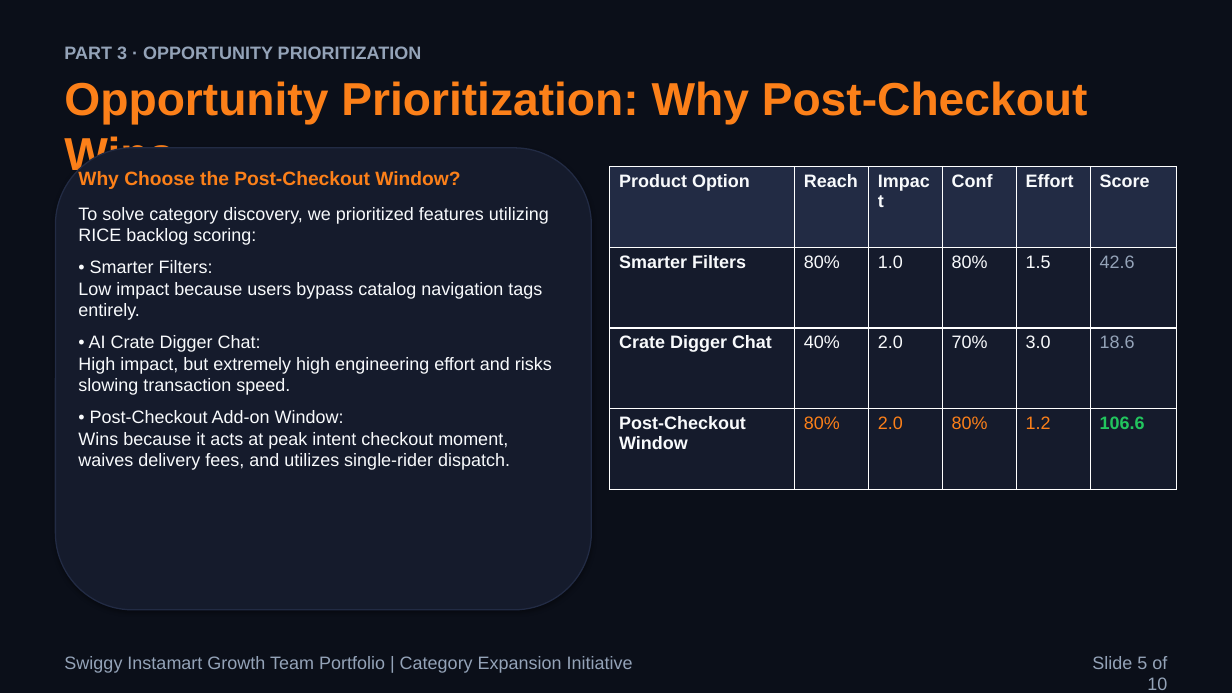
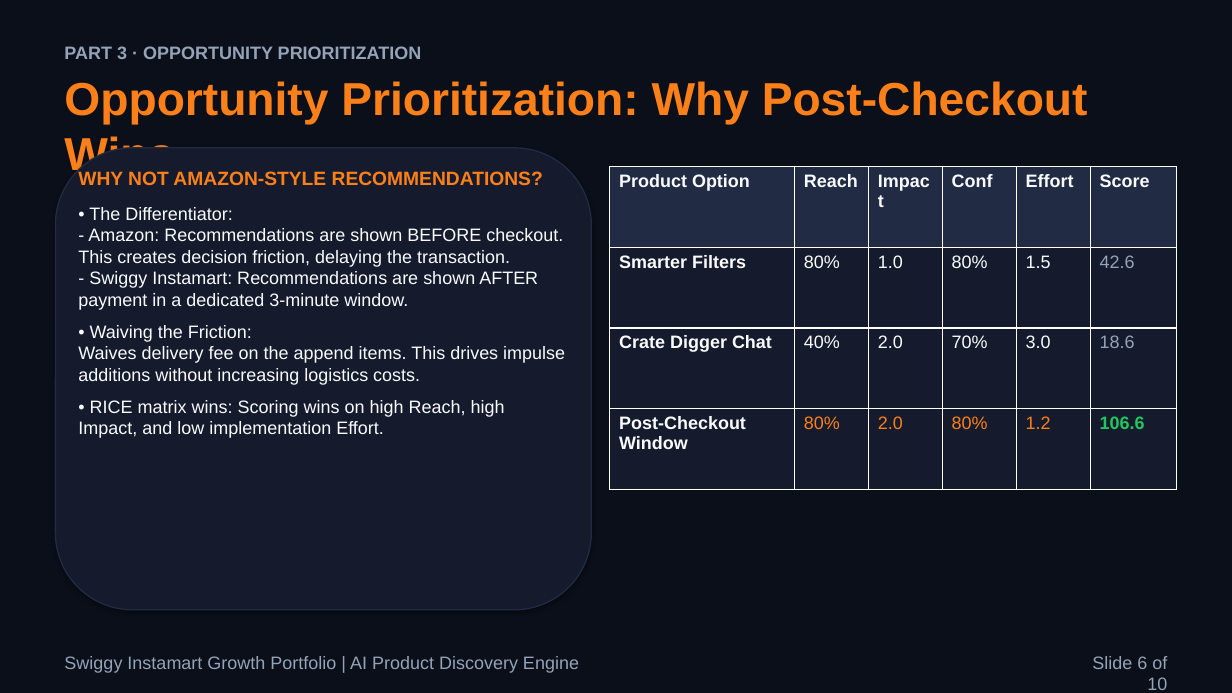
Before and after one commit to aashritamalviya1999/swiggy-instamart-discovery, a slide deck: slide 6 of NL Swiggy Instamart.pptx (slide 5 before the commit). Drawn at 1232x693 pixels with LibreOffice and Linux fonts; fonts in the diff are those of the drawing. Boxes give left, top, right and bottom in pixels: in the first picture for what was removed or moved away, otherwise in the second. Text is boxed around its words. In the diff, an @@ line names an element or a change of style, - is before the commit and + after.

```diff
--- a/NL Swiggy Instamart.pptx
+++ b/NL Swiggy Instamart.pptx
@@ text at box(78, 171, 565, 438): text changed @@
-Why Choose the Post-Checkout Window?
-To solve category discovery, we prioritized features utilizing RICE backlog scoring:
-• Smarter Filters:
-Low impact because users bypass catalog navigation tags entirely.
-• AI Crate Digger Chat:
-High impact, but extremely high engineering effort and risks slowing transaction speed.
-• Post-Checkout Add-on Window:
-Wins because it acts at peak intent checkout moment, waives delivery fees, and utilizes single-rider dispatch.
+WHY NOT AMAZON-STYLE RECOMMENDATIONS?
+• The Differentiator:
+- Amazon: Recommendations are shown BEFORE checkout. This creates decision friction, delaying the transaction.
+- Swiggy Instamart: Recommendations are shown AFTER payment in a dedicated 3-minute window.
+• Waiving the Friction:
+Waives delivery fee on the append items. This drives impulse additions without increasing logistics costs.
+• RICE matrix wins: Scoring wins on high Reach, high Impact, and low implementation Effort.
@@ text at box(64, 656, 579, 673): text changed @@
-Swiggy Instamart Growth Team Portfolio | Category Expansion Initiative
+Swiggy Instamart Growth Portfolio | AI Product Discovery Engine
@@ text at box(1092, 656, 1167, 690): text changed @@
-Slide 5 of 10
+Slide 6 of 10
```
Also in this commit, not shown: 8 other slides changed, 1 slide added, 1 slide removed, 3 other files.
